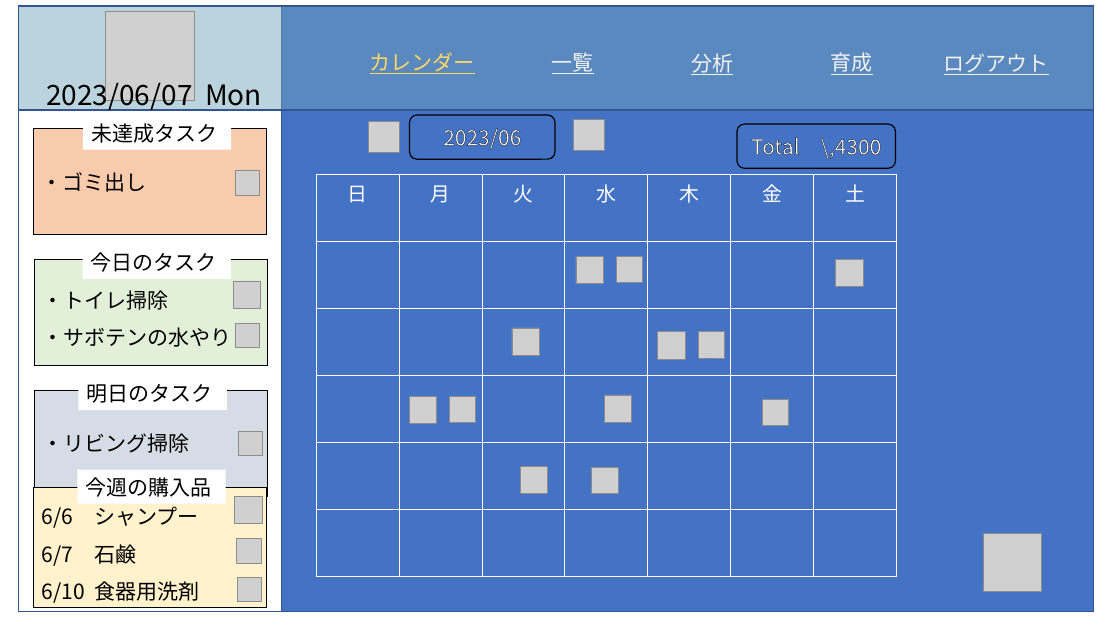
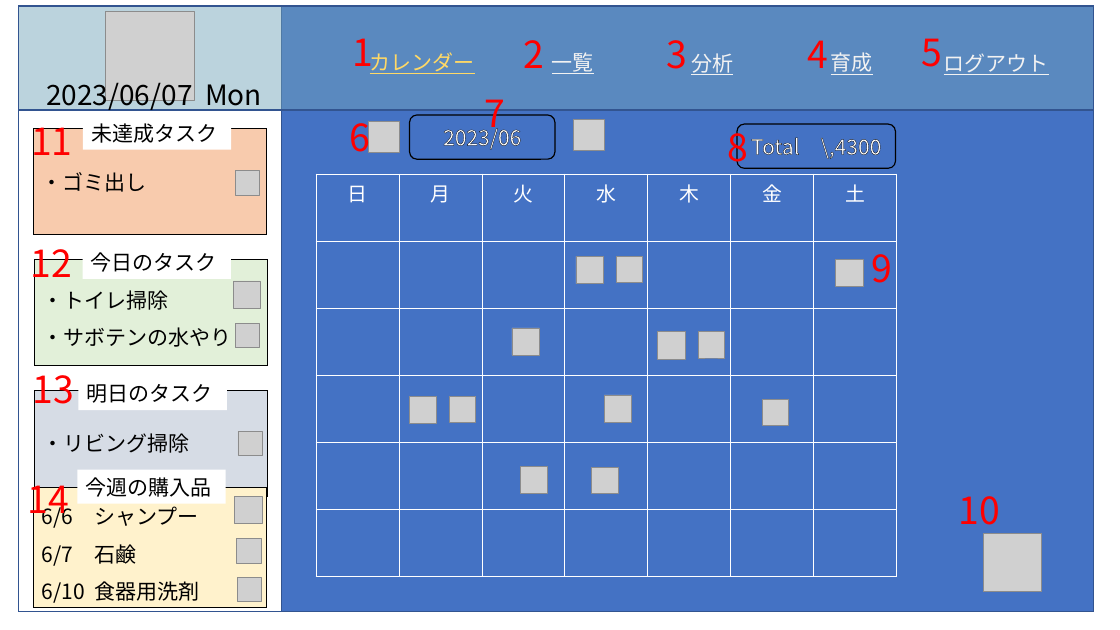
Before and after one commit to dojo2023/A-5, a slide deck: slide 5 of doc/外部設計_プレゼン.pptx (slide 6 before the commit). Drawn at 1120x630 pixels with LibreOffice and Linux fonts; fonts in the diff are those of the drawing; grey boxes stand for pictures. Boxes give left, top, right and bottom in pixels: in the first picture for what was removed or moved away, otherwise in the second. Text is boxed around its words. In the diff, an @@ line names an element or a change of style, - is before the commit and + after.

```diff
--- a/doc/外部設計_プレゼン.pptx
+++ b/doc/外部設計_プレゼン.pptx
@@ text added at (31,117,72,165), 32 pt, text #FF0000 @@
+11
@@ text added at (30,249,71,287), 32 pt, text #FF0000 @@
+12
@@ group added at (349,38,942,283): 9 texts @@
+1
+2
+3
+4
+5
+6
+7
+8
+9
@@ text added at (33,365,74,413), 32 pt, text #FF0000 @@
+13
@@ text added at (27,475,68,523), 32 pt, text #FF0000 @@
+14
@@ text added at (959,496,1000,534), 32 pt, text #FF0000 @@
+10
```
Also in this commit, not shown: 3 other slides changed.
